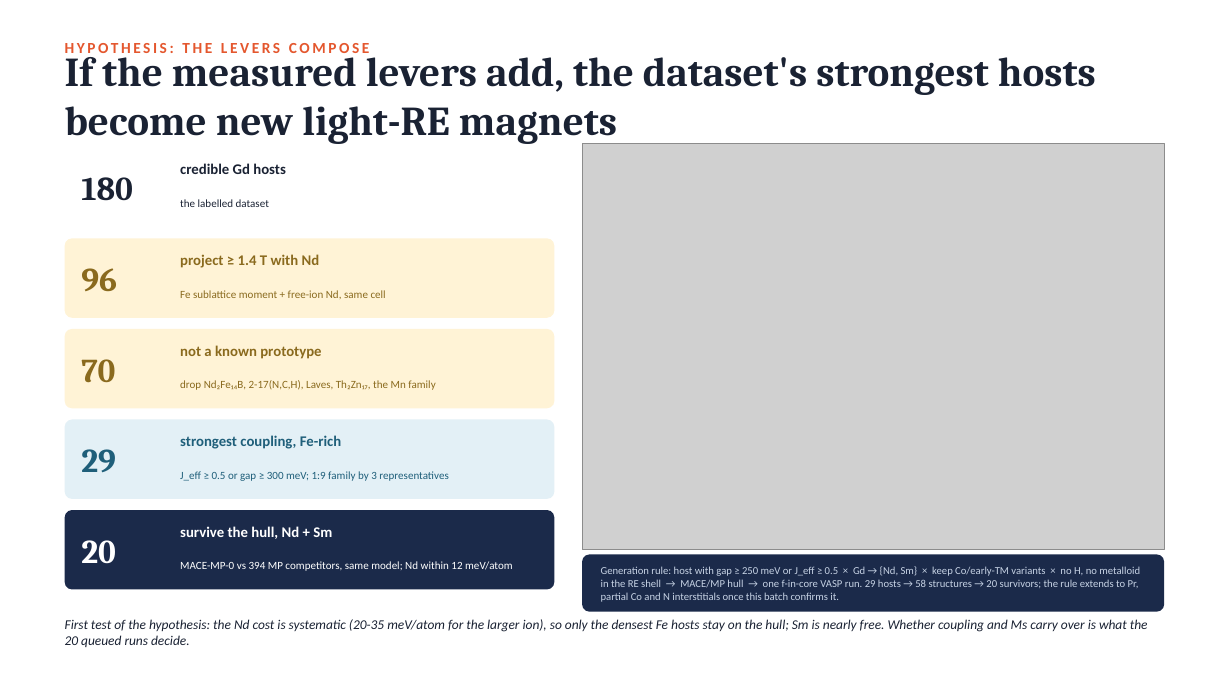
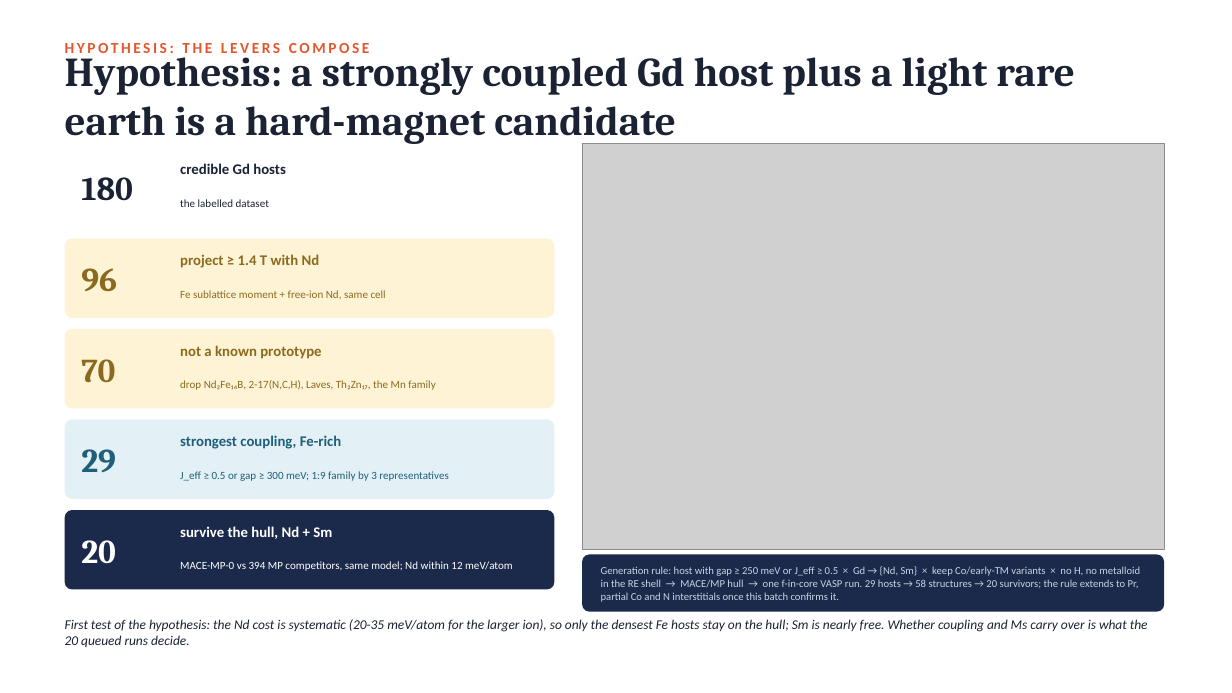
Before and after one commit to PGaneshIyer/NEEL, a slide deck: slide 19 of MAGNITO_Fe-HREE_screening.pptx. Drawn at 1232x693 pixels with LibreOffice and Linux fonts; fonts in the diff are those of the drawing; grey boxes stand for pictures. Boxes give left, top, right and bottom in pixels: in the first picture for what was removed or moved away, otherwise in the second. Text is boxed around its words. In the diff, an @@ line names an element or a change of style, - is before the commit and + after.

Commit message:
Deck: hypothesis slide title stated as a conditional

```diff
--- a/MAGNITO_Fe-HREE_screening.pptx
+++ b/MAGNITO_Fe-HREE_screening.pptx
@@ text at [65, 48, 1075, 144]: text changed @@
-If the measured levers add, the dataset's strongest hosts become new light-RE magnets
+Hypothesis: a strongly coupled Gd host plus a light rare earth is a hard-magnet candidate
```
Also in this commit, not shown: 1 other file.
